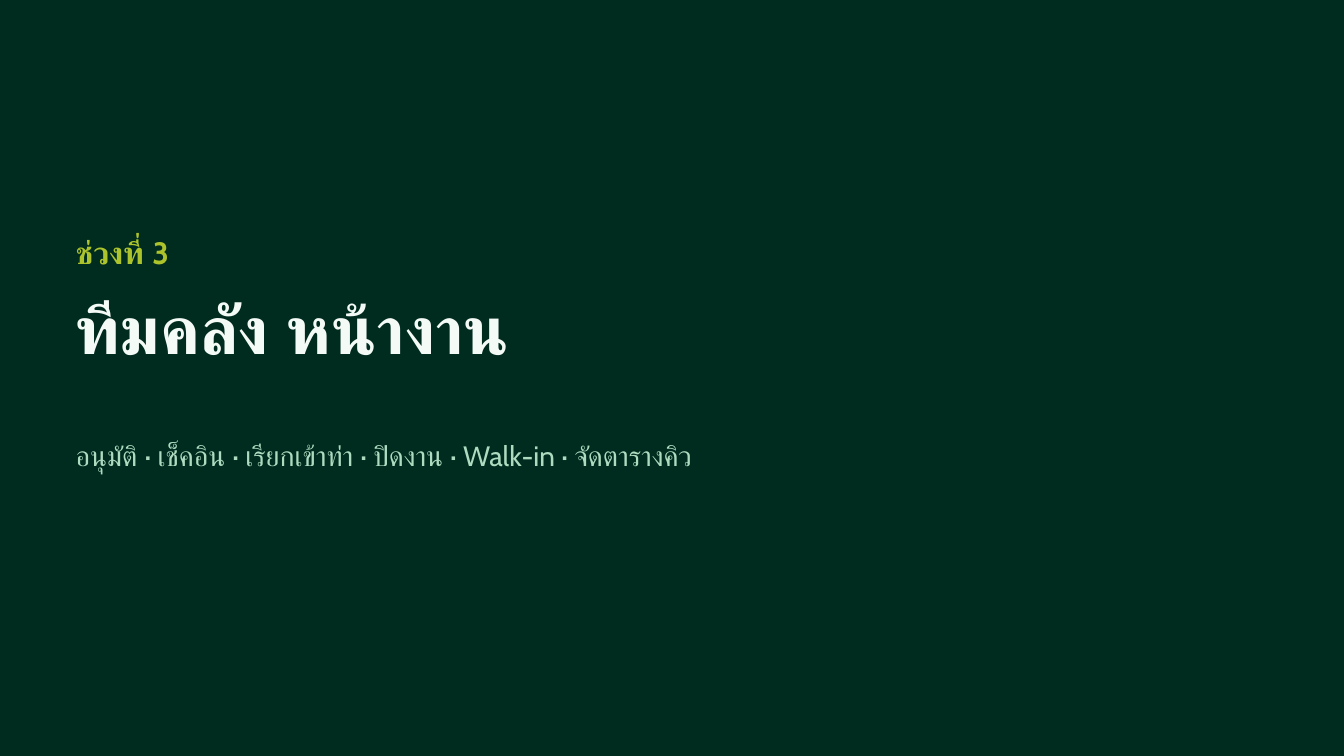
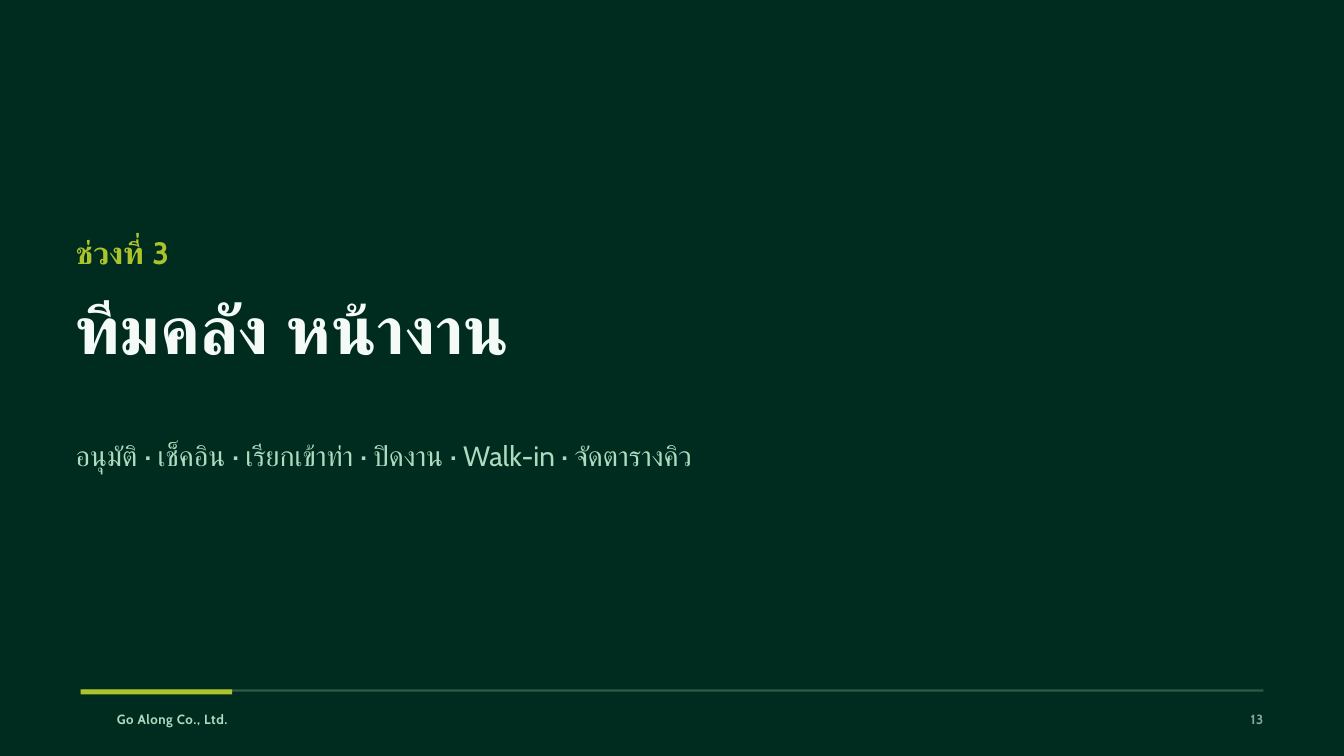
Before and after one commit to brambroza/queque-frameline, a slide deck: slide 13 of docs/training/Fameline-Dock-Queue-อบรมผู้ใช้งาน.pptx. Drawn at 1344x756 pixels with LibreOffice and Linux fonts; fonts in the diff are those of the drawing; background and template pictures are left out. Boxes give left, top, right and bottom in pixels: in the first picture for what was removed or moved away, otherwise in the second. Text is boxed around its words. In the diff, an @@ line names an element or a change of style, - is before the commit and + after.

```diff
--- a/docs/training/Fameline-Dock-Queue-อบรมผู้ใช้งาน.pptx
+++ b/docs/training/Fameline-Dock-Queue-อบรมผู้ใช้งาน.pptx
@@ rectangle added at [81, 690, 1263, 692], fill #2F5A47 @@
@@ rectangle added at [81, 690, 232, 695], fill #ADC32B @@
@@ text added at [117, 714, 227, 728], 9.5 pt, text #AEDBC0, bold @@
+Go Along Co., Ltd.
@@ page number added at [1251, 714, 1264, 724], 9.5 pt, text #8FA89B, bold @@
+13
```
Also in this commit, not shown: 28 other slides changed, 2 other files.
